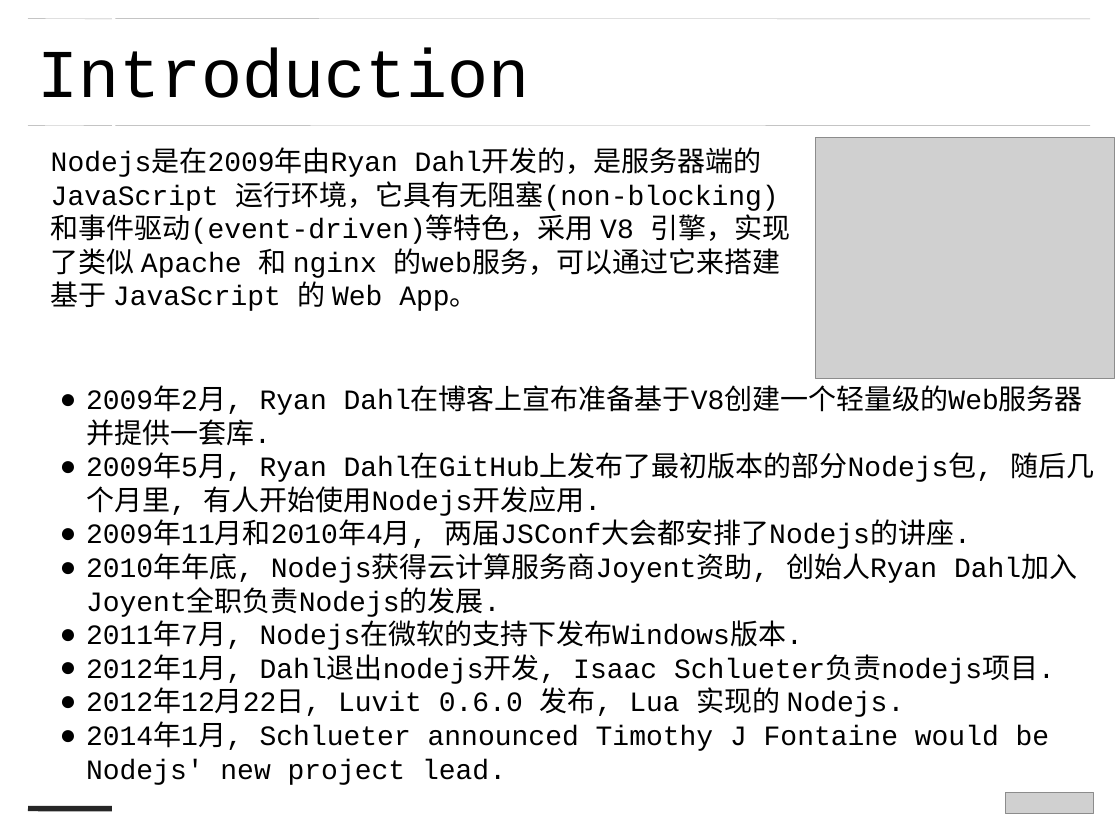
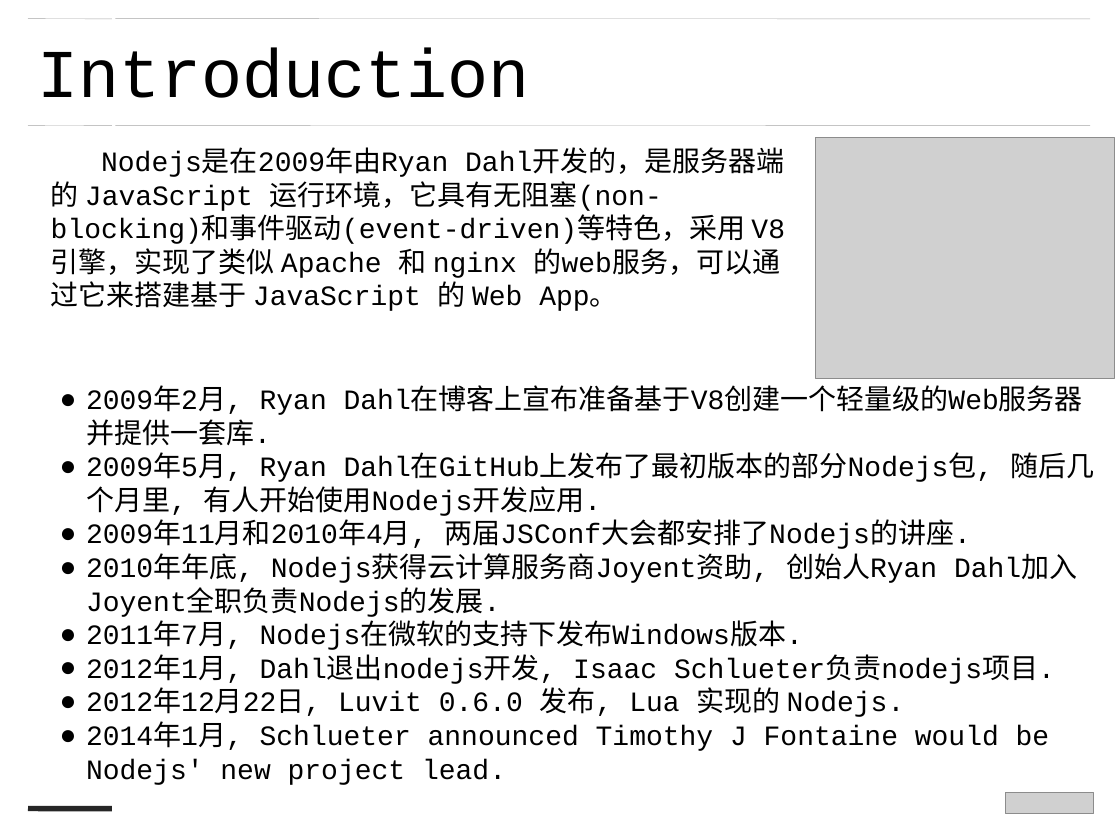
Before and after one commit to zjdgx/Study, a slide deck: slide 3 of PPT/nodejs --蒋刚.ppt. Drawn at 1120x840 pixels with LibreOffice and Linux fonts; fonts in the diff are those of the drawing; grey boxes stand for pictures. Boxes give left, top, right and bottom in pixels: in the first picture for what was removed or moved away, otherwise in the second. Text is boxed around its words. In the diff, an @@ line names an element or a change of style, - is before the commit and + after.

```diff
--- a/PPT/nodejs --蒋刚.ppt
+++ b/PPT/nodejs --蒋刚.ppt
@@ text "Nodejs是在2009年由Ryan Dahl开发的，是服务器端的 JavaScript 运行环境，它具有无阻塞(non ..." rewrapped from (51, 151, 791, 311) to (51, 151, 785, 311) @@
```
Also in this commit, not shown: 4 other slides changed, 1 slide removed, 5 other files.
